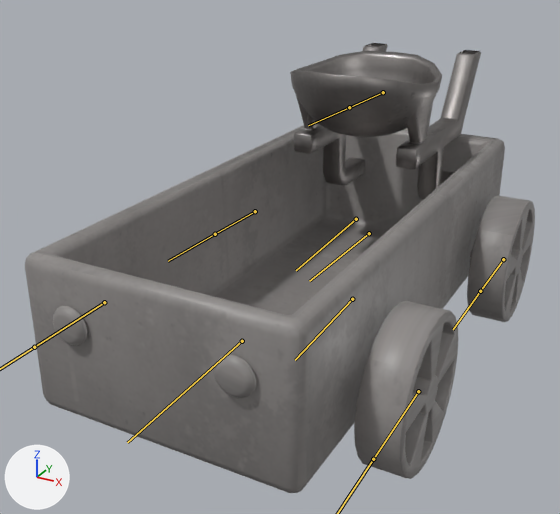
The FBX model Kart Proj/Assets/Characters/Ben/Both/BenCar.fbx, before and after one commit.
Rendered twice from a 50 mm camera at (1.19, -2.38, 1.45) aimed at (-0.09, -0.04, 0.28). Lighting does not change. The marker at lower left points along +X, +Y and +Z. The bones that bend it are drawn over the model as lines.

In view in the first picture: 'Carro'.
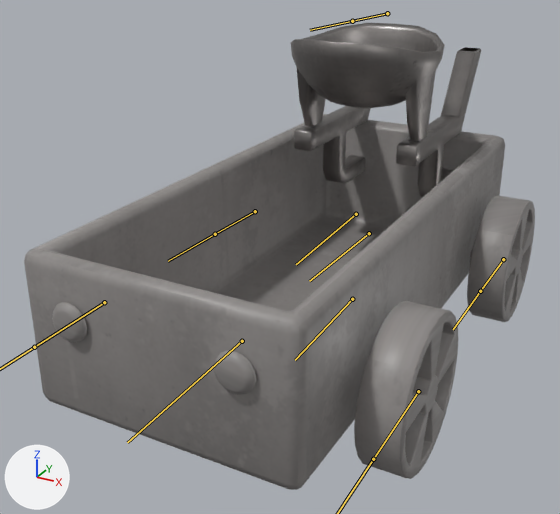
The newer file adds an action. The first version stands in its rest pose; the second is drawn at frame 15 of the action 'Car|Car_Special'.

Location of each change, [x1, y1, x2, y2] in pixels of the pictures (560 x 514 px):
'Carro', posed
    before: [25, 43, 535, 493]
    after: [24, 23, 535, 490]
bone 'Body', root to tip
    before: (356, 219) to (296, 270)
    after: (356, 214) to (296, 264)
bone 'Basket', root to tip
    before: (383, 92) to (349, 107)
    after: (387, 13) to (352, 21)

The edits, one by one:
Bone 'Body' (bone_body) moves from (0.0, 0.0, 0.0) to (0.023, -0.001, 0.0).
Bone 'Basket' (bone_basket) moves from (0.0, 0.0, 0.0) to (0.298, 0.006, 0.002).
